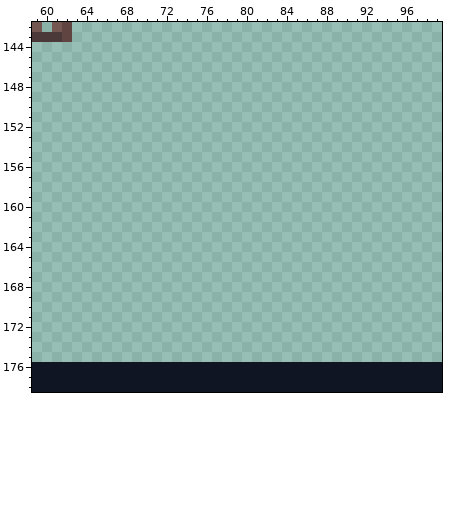
Edited in one commit: pixel-art file (PixelEngine/res/sprites/tiles/objects.aseprite). The first picture shows the starting point.
256x512 pixels, 1 frame. Colours within 5 levels of each other are drawn and written as one. Shown: x 59..99, y 142..178. The commit also changed other parts of the picture, which this record leaves out.
New version:
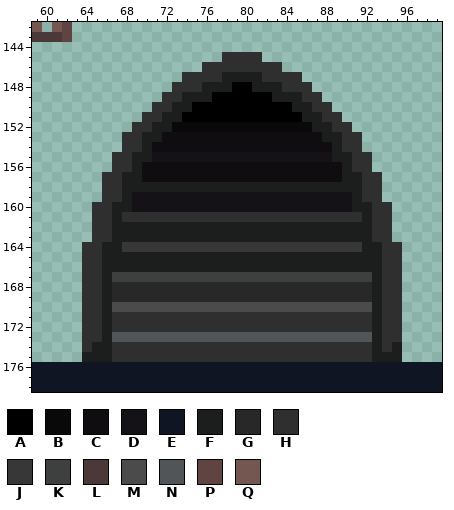
Palette (. is transparent): A #000000  B #09090a  C #0f0d10  D #151217  E #0f1522  F #1c1d1d  G #282828  H #2f2f30  J #373737  K #3e3f3f  L #4b3839  M #4b4b4c  N #515558  P #5f4441  Q #735750
What changed:
Layer "Layer 1":
There is now colour A in row 148 at x 79 to 80; in row 149 at x 77 to 82; in row 150 at x 75 to 84; in row 151 at x 74 to 85.
There is now colour B in row 152 at x 73 to 86.
There is now colour C in row 153 at x 72 to 87; in row 154 at x 71 to 88; in rows 156 to 157 at x 70 to 89.
There is now colour D in row 155 at x 71 to 88; in rows 159 to 160 at x 69 to 90.
There is now colour F in row 147 at x 78 to 81; in row 148 at x 76 to 78 and 81 to 83; in row 149 at x 74 to 76 and 83 to 85; in row 150 at x 73 to 74 and 85 to 86; in row 151 at x 72 to 73 and 86 to 87; in row 152 at x 71 to 72 and 87 to 88.
There is now colour F in row 153 at x 70 to 71 and 88 to 89; in row 154 at x 70 and 89; in row 155 at x 69 to 70 and 89 to 90; in row 156 at x 69 and 90; in row 157 at x 68 to 69 and 90 to 91; in row 158 at x 68 to 91.
There is now colour F in row 159 at x 68 and 91; in row 160 at x 67 to 68 and 91 to 92; in row 161 at x 67 and 92; in rows 162 to 163 at x 67 to 92; in row 164 at x 66 to 67 and 92 to 93; in rows 165 to 166 at x 66 to 93.
There is now colour F in rows 167 to 173 at x 66 and 93; in row 174 at x 65 to 66, 93 and 95; in row 175 at x 64 to 66 and 93 to 95.
There is now colour G in rows 168 to 169 at x 67 to 92.
There is now colour H in row 145 at x 78 to 81; in row 146 at x 76 to 83; in row 147 at x 74 to 77 and 82 to 85; in row 148 at x 73 to 75 and 84 to 86; in row 149 at x 72 to 73 and 86 to 87; in row 150 at x 71 to 72 and 87 to 88.
There is now colour H in row 151 at x 70 to 71 and 88 to 89; in row 152 at x 69 to 70 and 89 to 90; in rows 153 to 154 at x 68 to 69 and 90 to 91; in rows 155 to 156 at x 67 to 68 and 91 to 92; in rows 157 to 159 at x 66 to 67 and 92 to 93; in row 160 at x 65 to 66 and 93 to 94.
There is now colour H in row 161 at x 65 to 66, 68 to 91 and 93 to 94; in rows 162 to 163 at x 65 to 66 and 93 to 94; in rows 164 to 170 at x 64 to 65 and 94 to 95; in rows 171 to 172 at x 64 to 65, 67 to 92 and 94 to 95; in row 173 at x 64 to 65 and 94 to 95; in row 174 at x 64, 67 to 92 and 94.
There is now colour H in row 175 at x 67 to 92.
There is now colour J in row 164 at x 68 to 91.
There is now colour K in row 167 at x 67 to 92.
There is now colour M in row 170 at x 67 to 92.
There is now colour N in row 173 at x 67 to 92.
